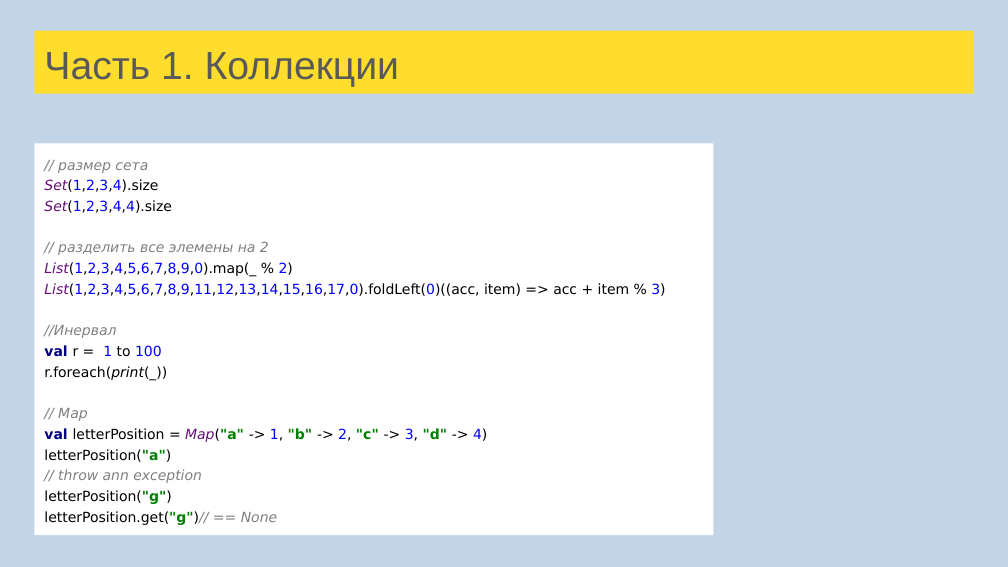
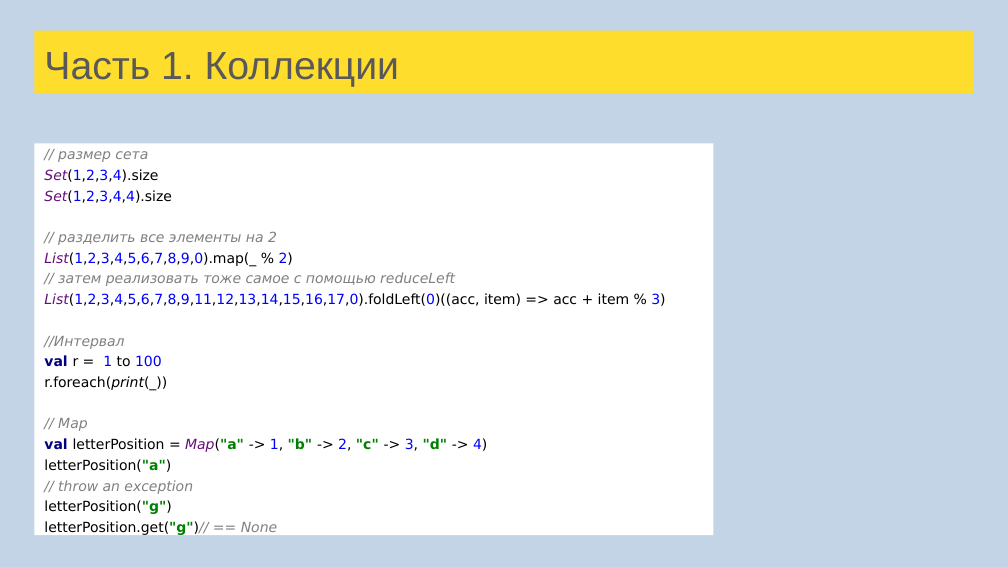
Before and after one commit to tralfamadore/ScalaLectures, a slide deck: slide 52 of src/main/resources/Лекции Scala для FinTech.pptx (slide 69 before the commit). Drawn at 1008x567 pixels with LibreOffice and Linux fonts; fonts in the diff are those of the drawing. Boxes give left, top, right and bottom in pixels: in the first picture for what was removed or moved away, otherwise in the second. Text is boxed around its words. In the diff, an @@ line names an element or a change of style, - is before the commit and + after.

```diff
--- a/src/main/resources/Лекции Scala для FinTech.pptx
+++ b/src/main/resources/Лекции Scala для FinTech.pptx
@@ text in rectangle at (58, 231, 277, 245): text changed @@
-// разделить все элемены на 2
+// разделить все элементы на 2
@@ text in rectangle at (58, 272, 455, 286): paragraph added @@
+// затем реализовать тоже самое с помощью reduceLeft
@@ text in rectangle at (44, 336, 124, 349): text changed @@
-//Инервал
+//Интервал
@@ text in rectangle at (58, 480, 193, 494): text changed @@
-// throw ann exception
+// throw an exception
```
Also in this commit, not shown: 5 other slides changed, 5 other files.
